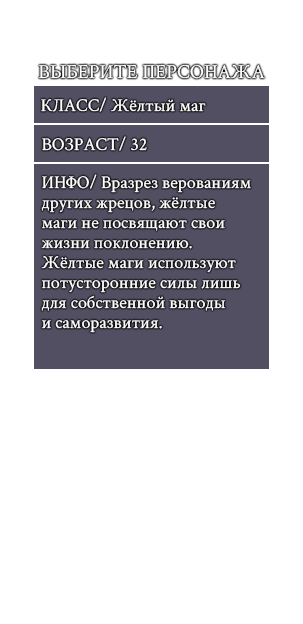
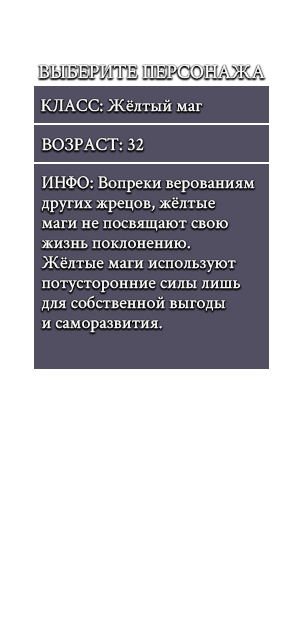
Before/after of a 303×624 layered artwork. What changed in the layer stack:
renamed "ИНФО/ Вразрез верованиям других жрецов, жёлтые маги не посвящаю" to "ИНФО: Вопреки верованиям других жрецов, жёлтые маги не посвящаю", painted on it over 41, 174, 255, 333
renamed "ВОЗРАСТ/ 32" to "ВОЗРАСТ: 32", painted on it over 42, 136, 147, 151
renamed "КЛАСС/ Жёлтый маг" to "КЛАСС: Жёлтый маг", painted on it over 41, 97, 206, 112
